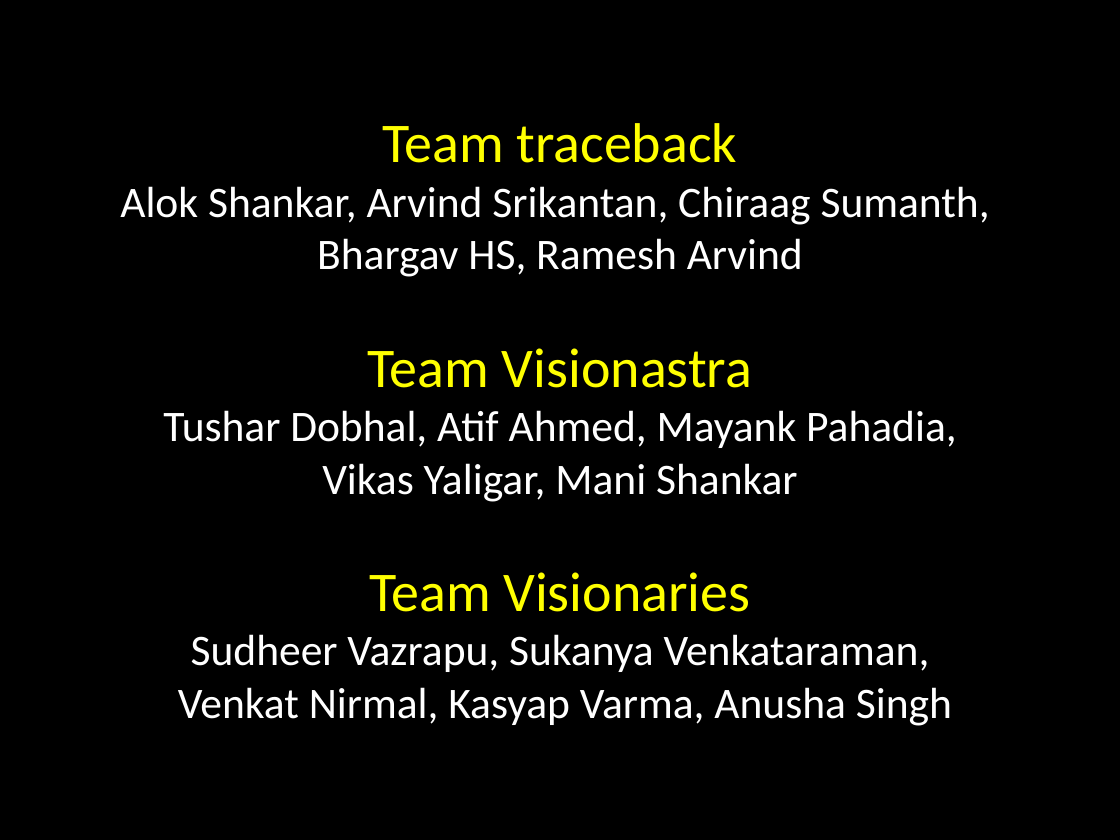
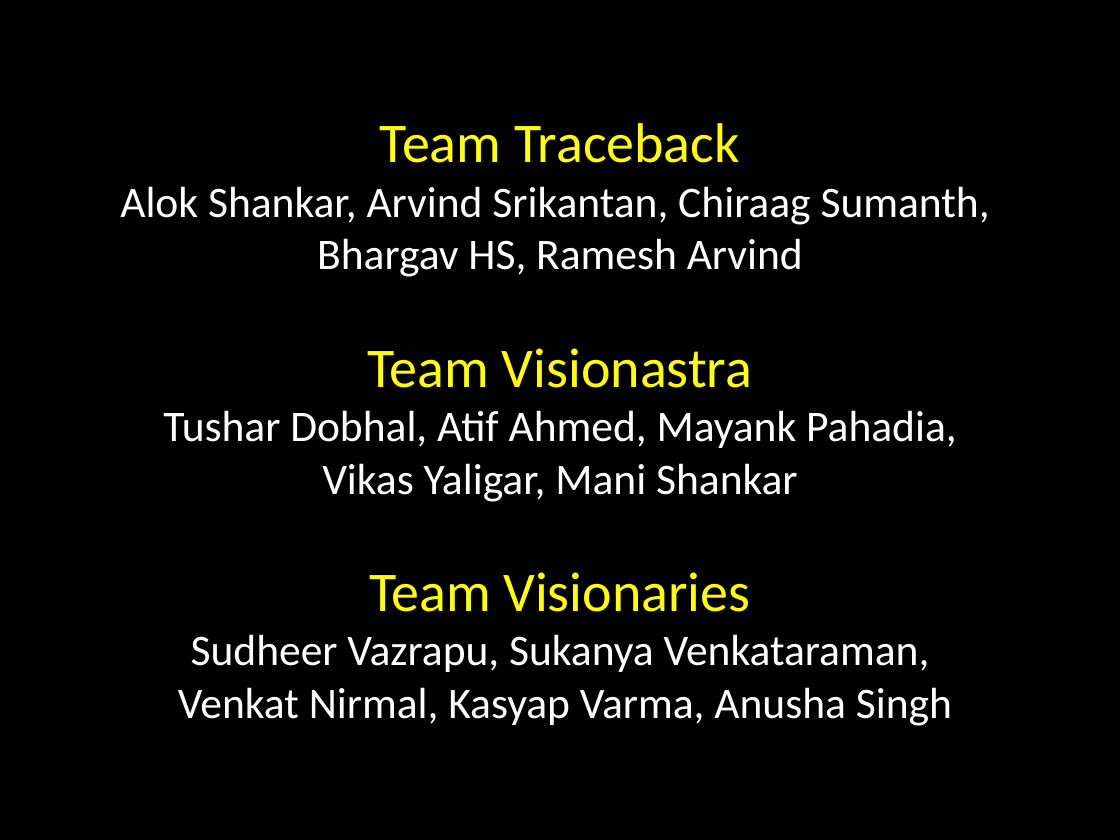
Before and after one commit to yatharthsharma/crowds, a slide deck: slide 24 of slides/lecture_2.pptx. Drawn at 1120x840 pixels with LibreOffice and Linux fonts; fonts in the diff are those of the drawing. Boxes give left, top, right and bottom in pixels: in the first picture for what was removed or moved away, otherwise in the second. Text is boxed around its words. In the diff, an @@ line names an element or a change of style, - is before the commit and + after.

```diff
--- a/slides/lecture_2.pptx
+++ b/slides/lecture_2.pptx
@@ text at (380,123,740,163): text changed @@
-Team traceback
+Team Traceback
```
Also in this commit, not shown: 1 other slide changed, 1 slide added, 1 other file.
